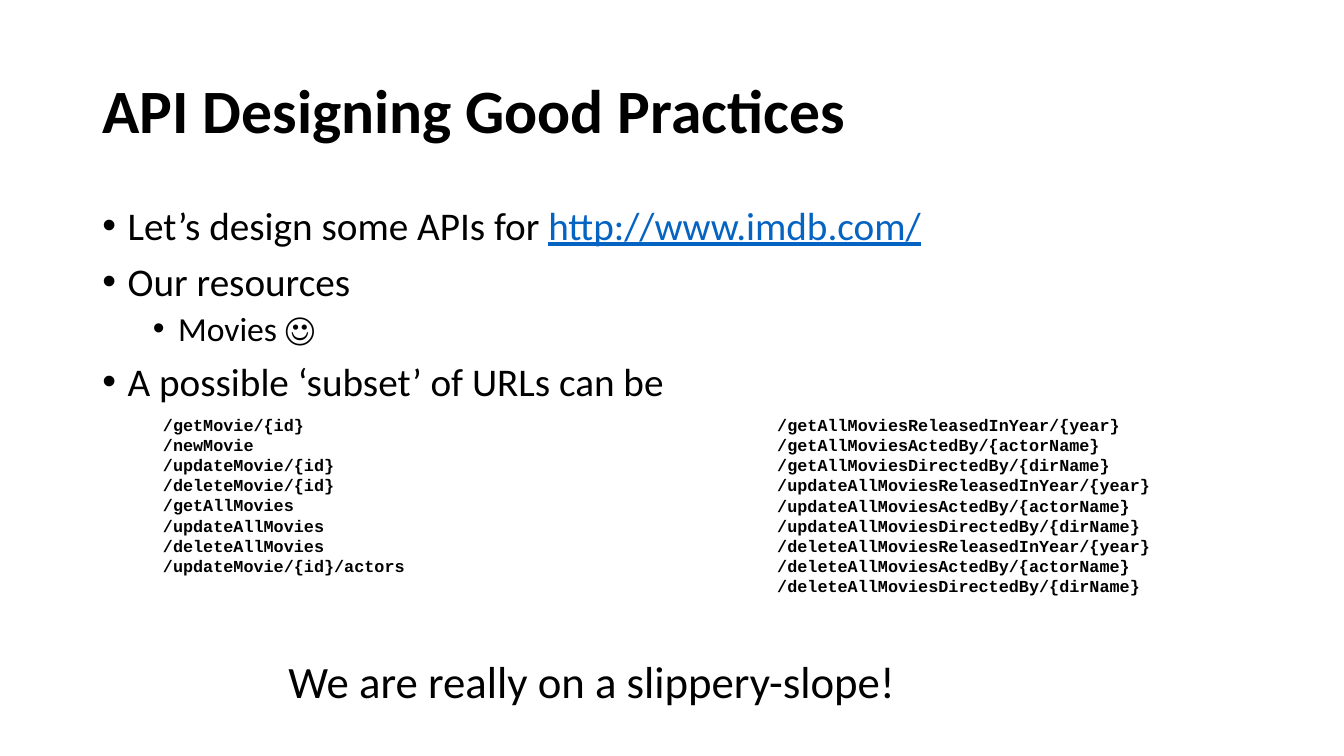
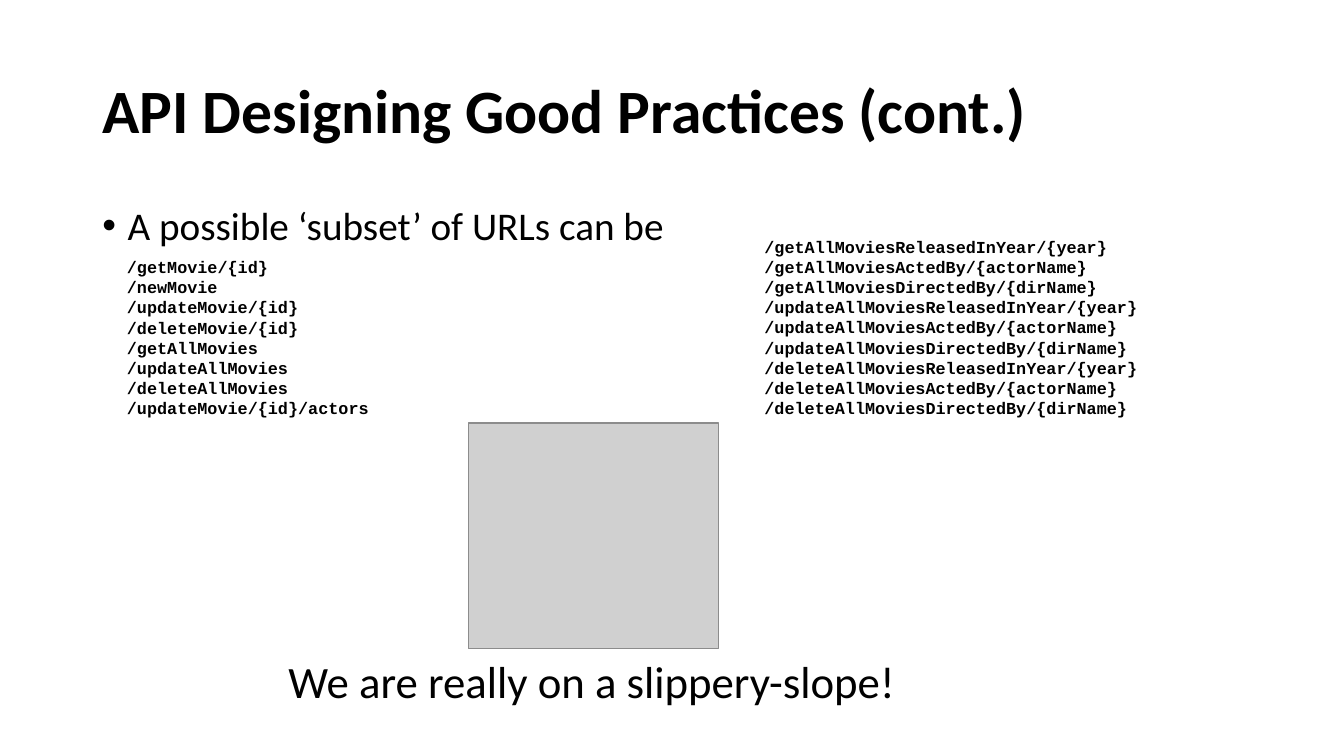
Before and after one commit to mushfek/javafest-webservice-webiner, a slide deck: slide 12 of WebservicesWebiner.pptx (slide 11 before the commit). Drawn at 1344x756 pixels with LibreOffice and Linux fonts; fonts in the diff are those of the drawing; grey boxes stand for pictures. Boxes give left, top, right and bottom in pixels: in the first picture for what was removed or moved away, otherwise in the second. Text is boxed around its words. In the diff, an @@ line names an element or a change of style, - is before the commit and + after.

```diff
--- a/WebservicesWebiner.pptx
+++ b/WebservicesWebiner.pptx
@@ title at (x1=102, y1=87, x2=1026, y2=144): text changed @@
-API Designing Good Practices
+API Designing Good Practices (cont.)
@@ text at (x1=128, y1=212, x2=920, y2=342): paragraphs removed @@
-• Let’s design some APIs for http://www.imdb.com/
-• Our resources
-  • Movies ☺
@@ text "/getAllMoviesReleasedInYear/{year}" moved from (x1=777, y1=419, x2=1150, y2=596) to (x1=764, y1=241, x2=1137, y2=418) @@
@@ text "/getMovie/{id}" moved from (x1=163, y1=419, x2=405, y2=576) to (x1=127, y1=261, x2=369, y2=418) @@
@@ picture added at (x1=469, y1=423, x2=719, y2=649) @@
```
Also in this commit, not shown: 7 other slides changed, 2 slides added.
